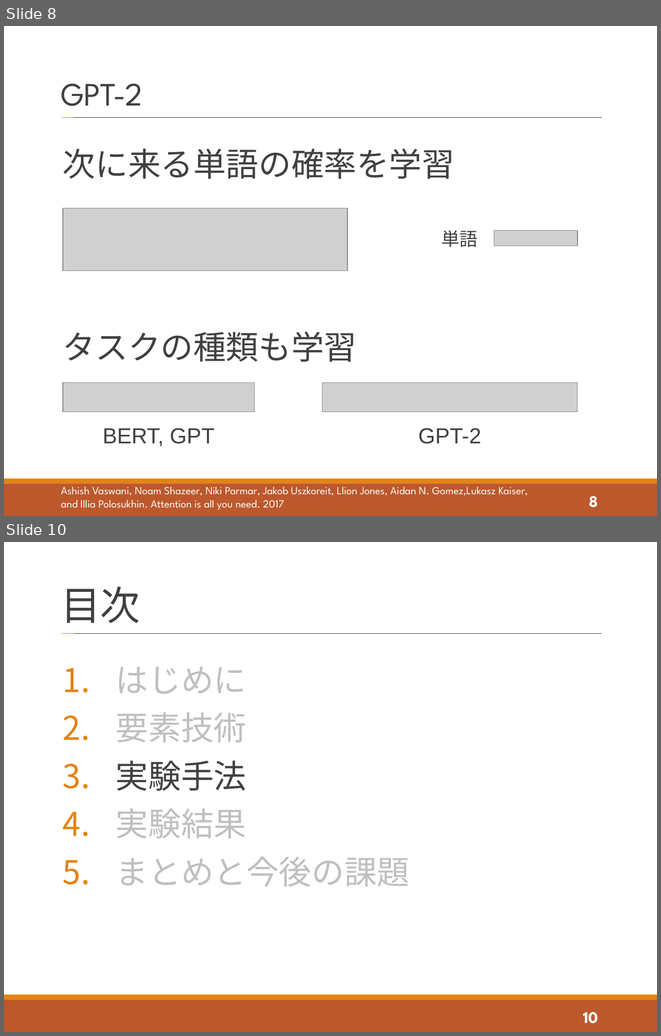
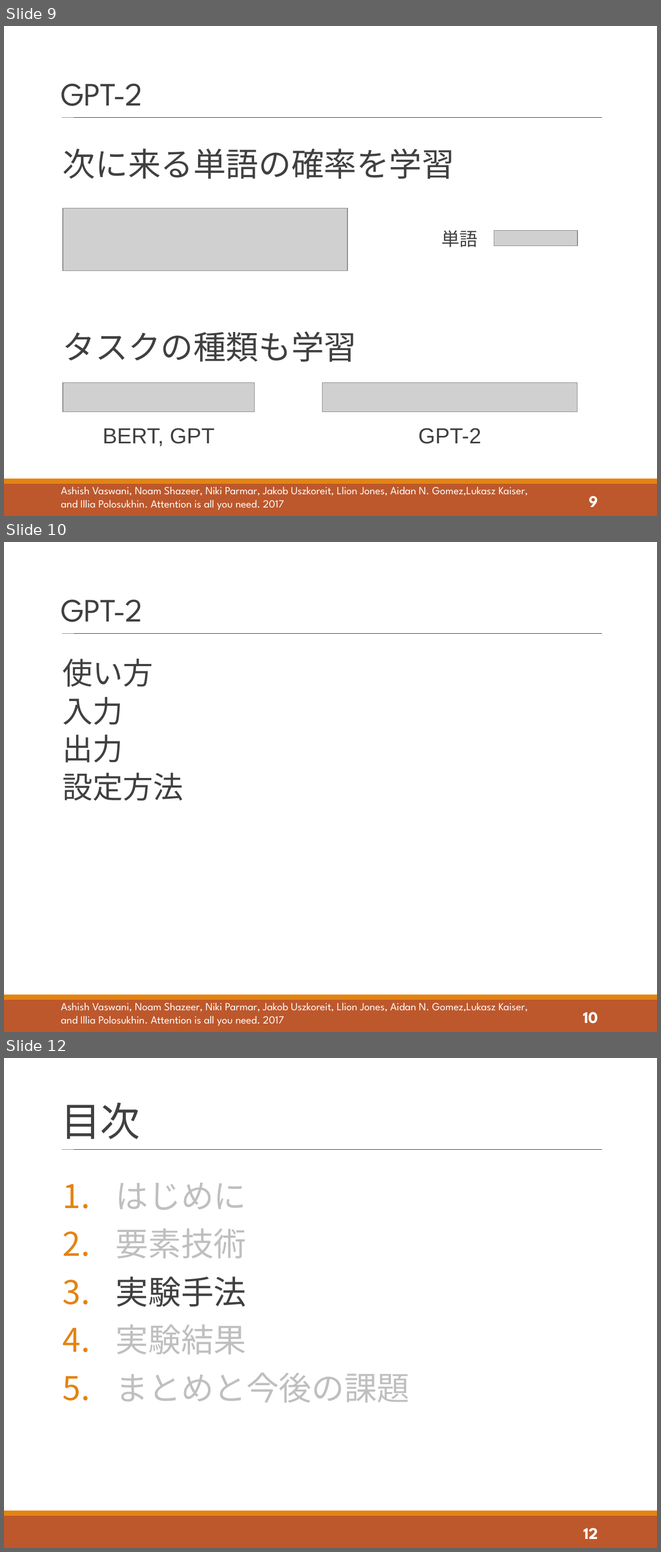
Before and after one commit to tatsuya-sugiyama/WeeklyReport, a slide deck: report/2021_t_1st/2021_1st_sugiyama.pptx. Shown one above the other, each under a label of ours: slides 8 and 10 before the commit, slides 9, 10 and 12 after it; the slides between them are not shown. The pictures are 661x1036 and 661x1552 pixels, drawn with LibreOffice and Linux fonts; fonts in the diff are those of the drawing; grey boxes stand for pictures. Boxes give left, top, right and bottom in pixels: in the first picture for what was removed or moved away, otherwise in the second. Text is boxed around its words. In the diff, an @@ line names an element or a change of style, - is before the commit and + after.

```diff
--- a/report/2021_t_1st/2021_1st_sugiyama.pptx
+++ b/report/2021_t_1st/2021_1st_sugiyama.pptx
@@ slide 10 added at (4,542,657,1032), background #FFFFFF; not listed: 4 template elements that a slide beside it also shows @@
@@ title added at (61,599,143,622), 36 pt, text #404040 @@
+GPT-2
@@ text added at (63,659,184,801), 33.3 pt, text #404040 @@
+使い方
+入力
+出力
+設定方法
@@ text added at (61,1003,528,1026), 12 pt, text #FFFFFF @@
+Ashish Vaswani, Noam Shazeer, Niki Parmar, Jakob Uszkoreit, Llion Jones, Aidan N. Gomez,Lukasz Kaiser, and Illia Polosukhin. Attention is all you need. 2017
@@ page number added at (583,1012,598,1023), 18 pt, text #FFFFFF, bold @@
+10
@@ what was slide 8 is now slide 9 @@
@@ page number at (589,496,598,507): text changed @@
-8
+9
@@ what was slide 10 is now slide 12 @@
@@ page number at (583,1528,598,1539): text changed @@
-10
+12
```
Also in this commit, not shown: 9 slides changed, 4 other slides added.
